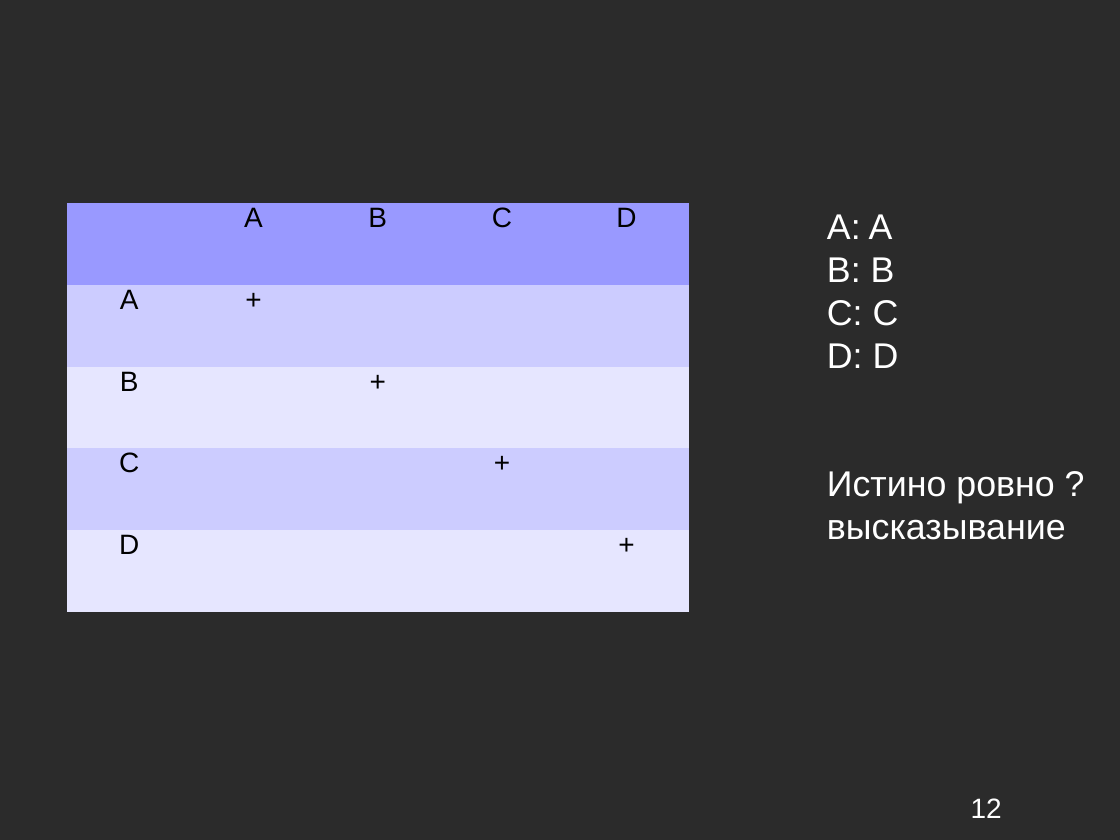
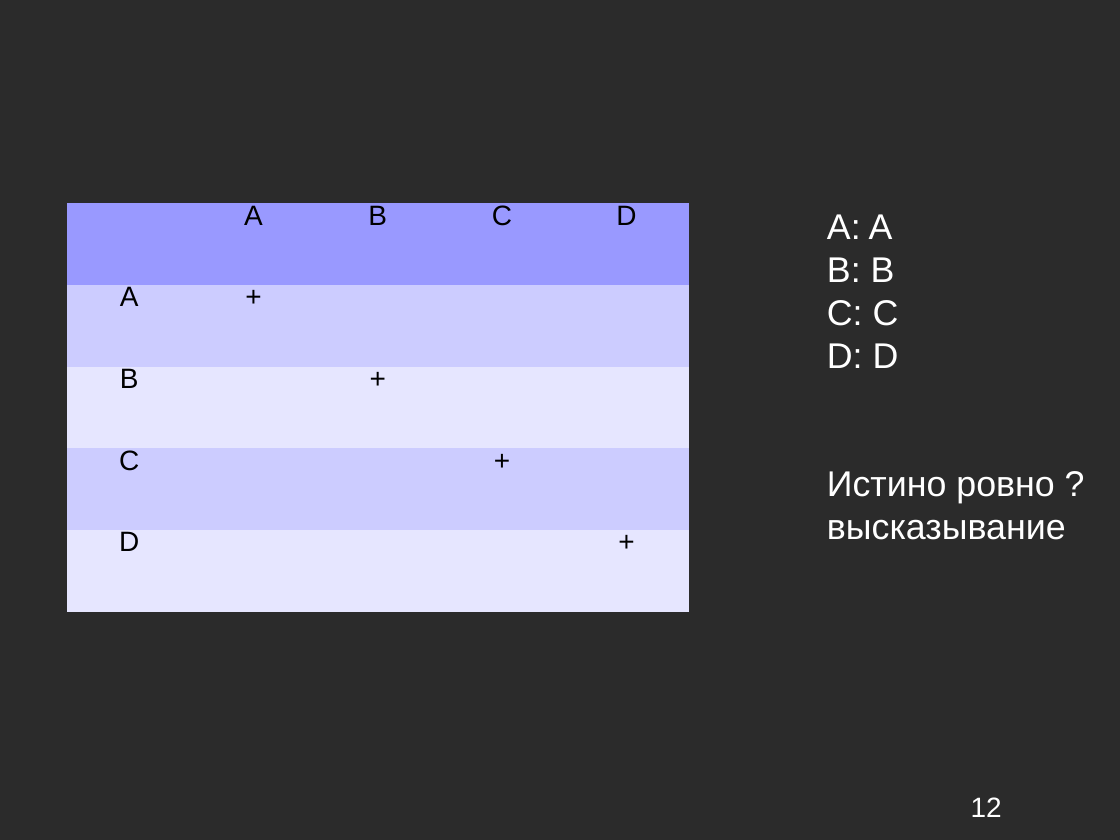
Before and after one commit to kevroletin/Coursework, a slide deck: slide 12 of 236_Кевролетин_презентация.ppt. Drawn at 1120x840 pixels with LibreOffice and Linux fonts; fonts in the diff are those of the drawing; background and template pictures are left out; a plain dark background stands for a picture behind light text. Boxes give left, top, right and bottom in pixels: in the first picture for what was removed or moved away, otherwise in the second. Text is boxed around its words. In the diff, an @@ line names an element or a change of style, - is before the commit and + after.

```diff
--- a/236_Кевролетин_презентация.ppt
+++ b/236_Кевролетин_презентация.ppt
@@ table at [67, 203, 689, 612] @@
@@ line spacing 0.76 to 0.66 @@
```
Also in this commit, not shown: 12 other slides changed, 1 slide added, 1 slide removed, 2 other files.
